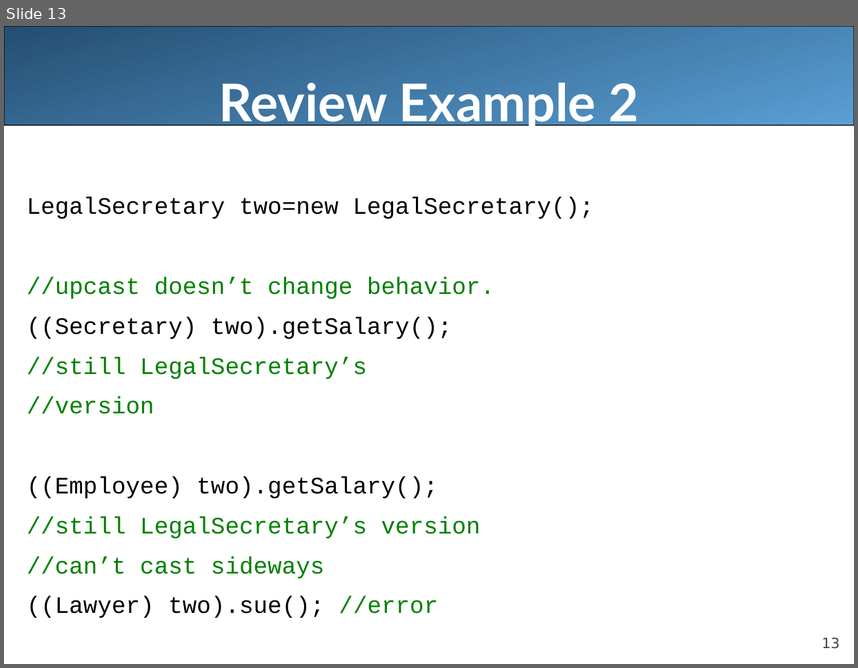
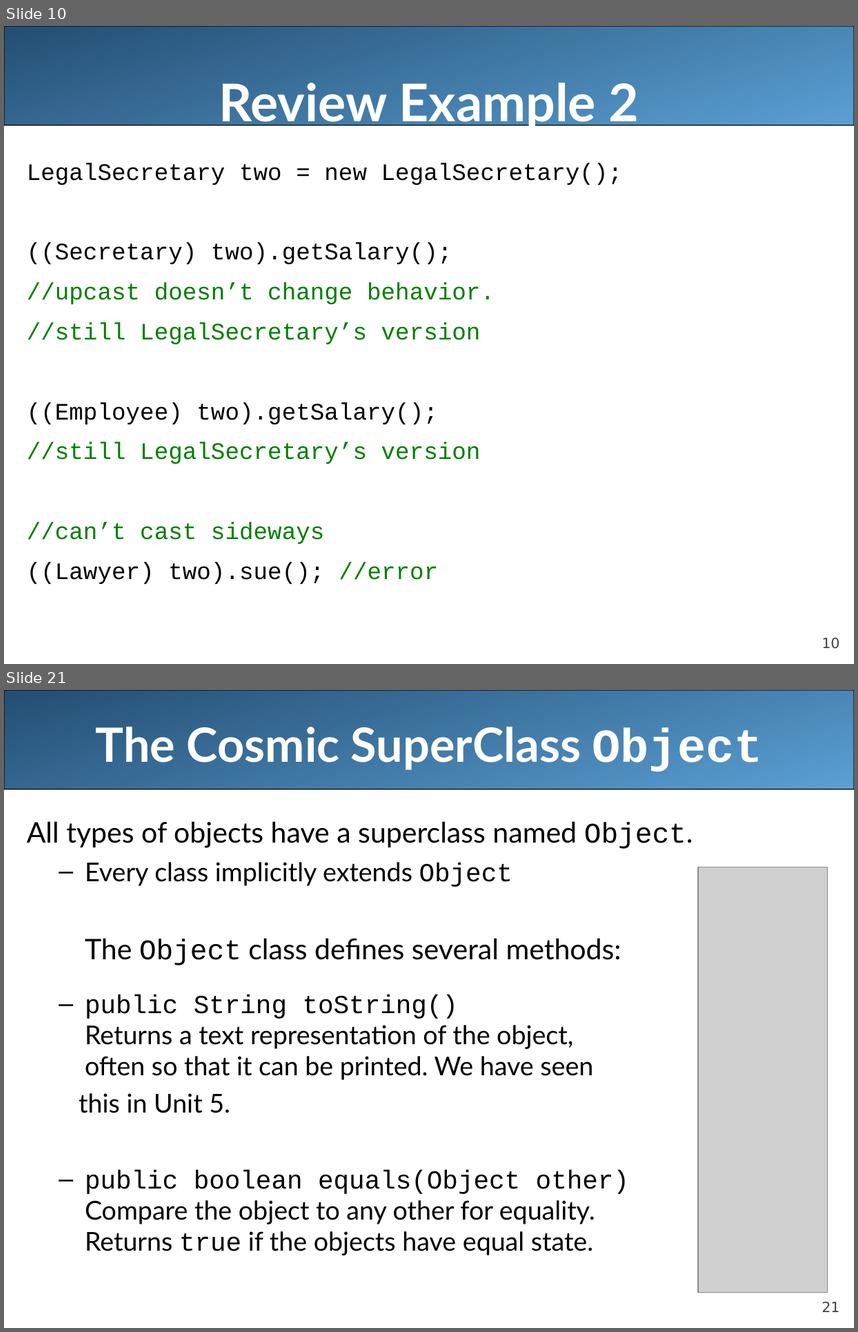
Before and after one commit to LongBaoNguyen/longbaonguyen.github.io, a slide deck: courses/apcsa/lecture22.ppt. Shown one above the other, each under a label of ours: slide 13 before the commit, slides 10 and 21 after it; the slides between them are not shown. The pictures are 858x668 and 858x1332 pixels, drawn with LibreOffice and Linux fonts; fonts in the diff are those of the drawing; grey boxes stand for pictures. Boxes give left, top, right and bottom in pixels: in the first picture for what was removed or moved away, otherwise in the second. Text is boxed around its words. In the diff, an @@ line names an element or a change of style, - is before the commit and + after.

```diff
--- a/courses/apcsa/lecture22.ppt
+++ b/courses/apcsa/lecture22.ppt
@@ slide 21 added at <box>4,690,854,1328</box>, background #FFFFFF; not listed: 2 template elements that a slide beside it also shows @@
@@ title added at <box>96,727,762,771</box>, 40 pt, text #FFFFFF, bold @@
+The Cosmic SuperClass Object
@@ text added at <box>27,821,693,1255</box>, 22 pt, text #000000 @@
+All types of objects have a superclass named Object.
+  – Every class implicitly extends Object
+The Object class defines several methods:
+  – public String toString()
+    Returns a text representation of the object,
+    often so that it can be printed. We have seen
+  this in Unit 5.
+  – public boolean equals(Object other)
+    Compare the object to any other for equality.
+    Returns true if the objects have equal state.
@@ picture added at <box>699,867,828,1292</box> @@
@@ what was slide 13 is now slide 10 @@
@@ slide 10 changed as well @@
@@ text at <box>27,163,622,264</box>: text changed @@
-LegalSecretary two=new LegalSecretary();
+LegalSecretary two = new LegalSecretary();
+((Secretary) two).getSalary();
@@ text at <box>27,322,481,344</box>: text changed @@
-((Secretary) two).getSalary();
-//still LegalSecretary’s
-//version
+//still LegalSecretary’s version
@@ page number at <box>822,637,840,648</box>: text changed @@
-13
+10
```
Also in this commit, not shown: 8 other slides changed, 16 other slides added, 4 slides removed, 9 other files.
